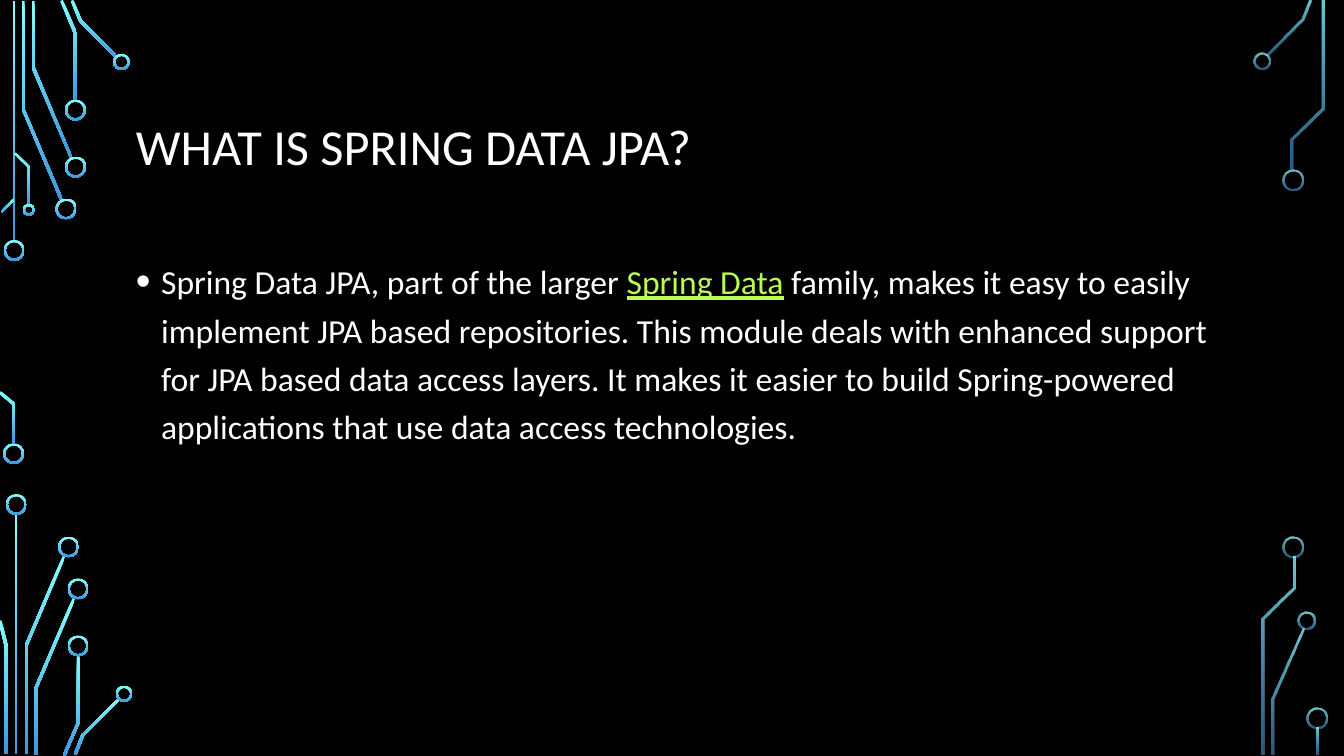
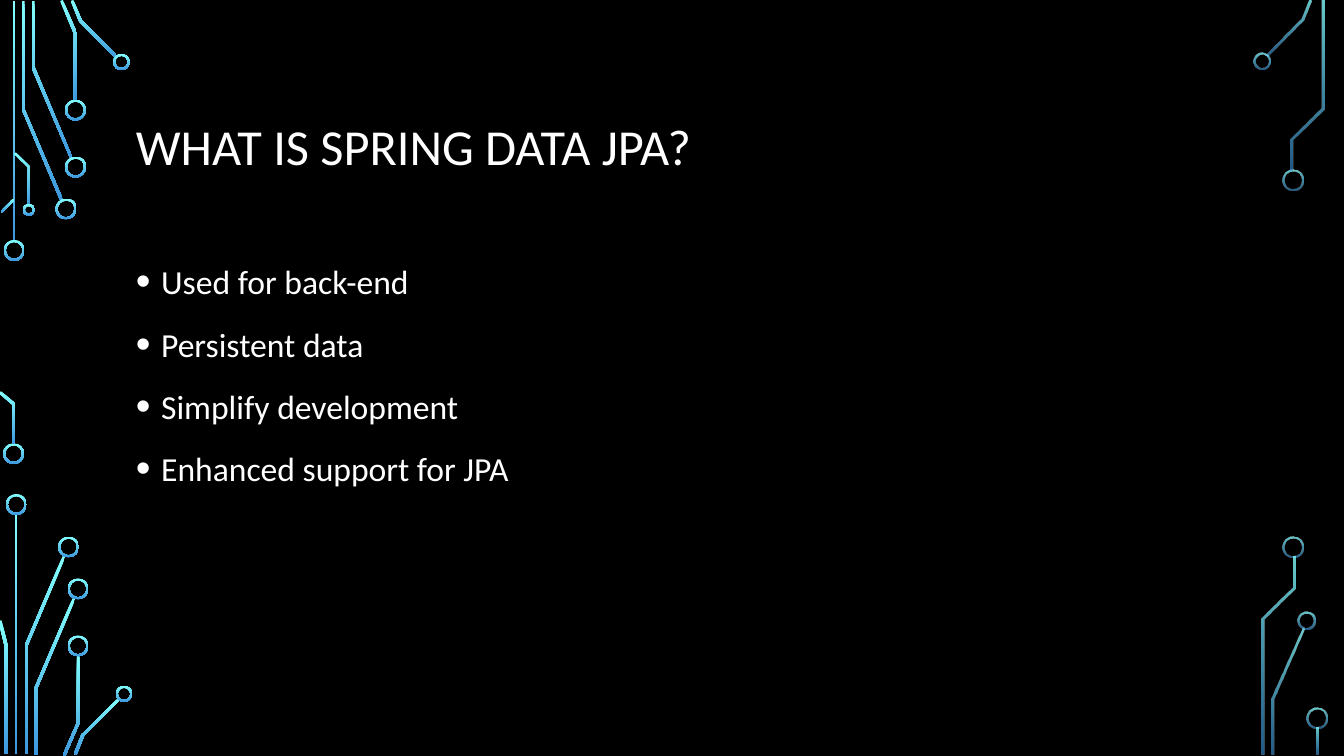
Before and after one commit to DawidMa/ePortfolio, a slide deck: slide 4 of springDataJPA.pptx. Drawn at 1344x756 pixels with LibreOffice and Linux fonts; fonts in the diff are those of the drawing; background and template pictures are left out. Boxes give left, top, right and bottom in pixels: in the first picture for what was removed or moved away, otherwise in the second. Text is boxed around its words. In the diff, an @@ line names an element or a change of style, - is before the commit and + after.

```diff
--- a/springDataJPA.pptx
+++ b/springDataJPA.pptx
@@ text at (161,270,508,487): text changed @@
-• Spring Data JPA, part of the larger Spring Data family, makes it easy to easily implement JPA based repositories. This module deals with enhanced support for JPA based data access layers. It makes it easier to build Spring-powered applications that use data access technologies.
+• Used for back-end
+• Persistent data
+• Simplify development
+• Enhanced support for JPA
```
Also in this commit, not shown: 3 other slides changed, 1 slide added, 1 slide removed, 12 other files.
